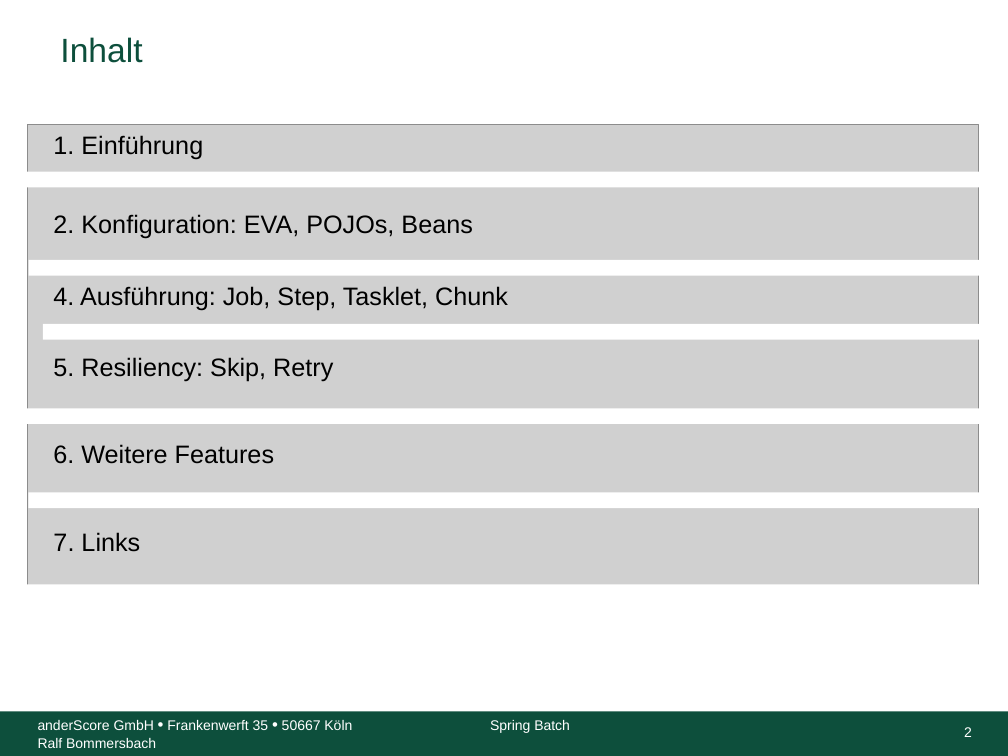
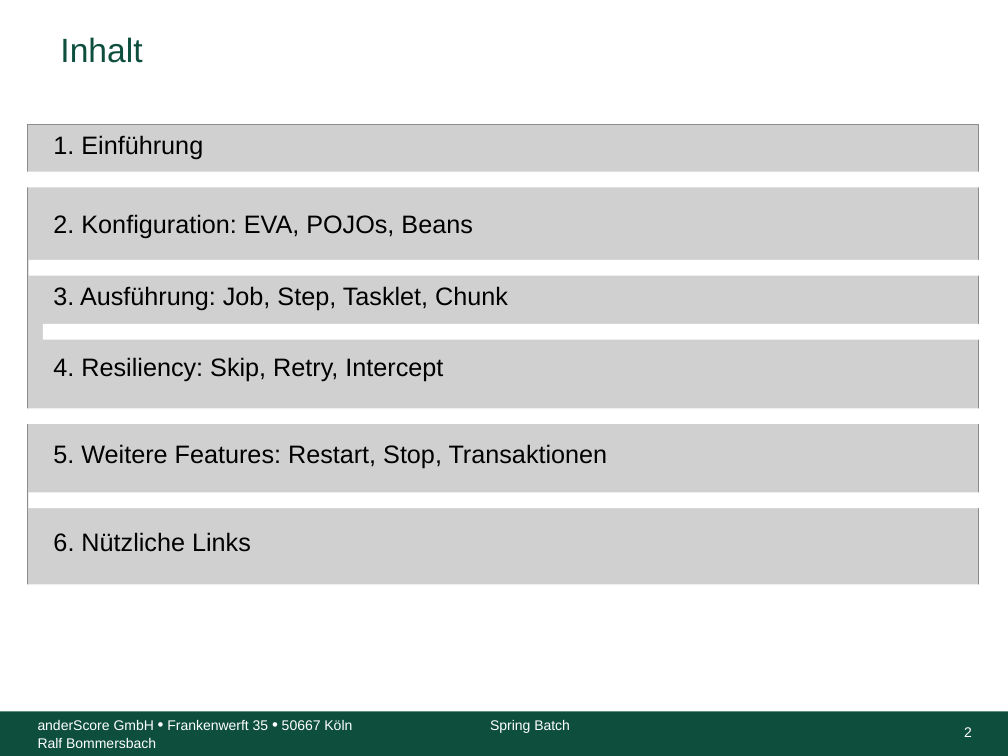
Before and after one commit to anderscore-gmbh/FrOSCon-2015, a slide deck: slide 2 of SpringBatch_Talanx_final.ppt. Drawn at 1008x756 pixels with LibreOffice and Linux fonts; fonts in the diff are those of the drawing; grey boxes stand for pictures; background and template pictures are left out. Boxes give left, top, right and bottom in pixels: in the first picture for what was removed or moved away, otherwise in the second. Text is boxed around its words. In the diff, an @@ line names an element or a change of style, - is before the commit and + after.

Commit message:
updated slides

```diff
--- a/SpringBatch_Talanx_final.ppt
+++ b/SpringBatch_Talanx_final.ppt
@@ text at (53,286,508,310): text changed @@
-4. Ausführung: Job, Step, Tasklet, Chunk
+3. Ausführung: Job, Step, Tasklet, Chunk
@@ text at (53,357,443,382): text changed @@
-5. Resiliency: Skip, Retry
+4. Resiliency: Skip, Retry, Intercept
@@ text at (53,444,608,469): text changed @@
-6. Weitere Features
+5. Weitere Features: Restart, Stop, Transaktionen
@@ text at (53,532,251,552): text changed @@
-7. Links
+6. Nützliche Links
```
Also in this commit, not shown: 1 other slide changed.
